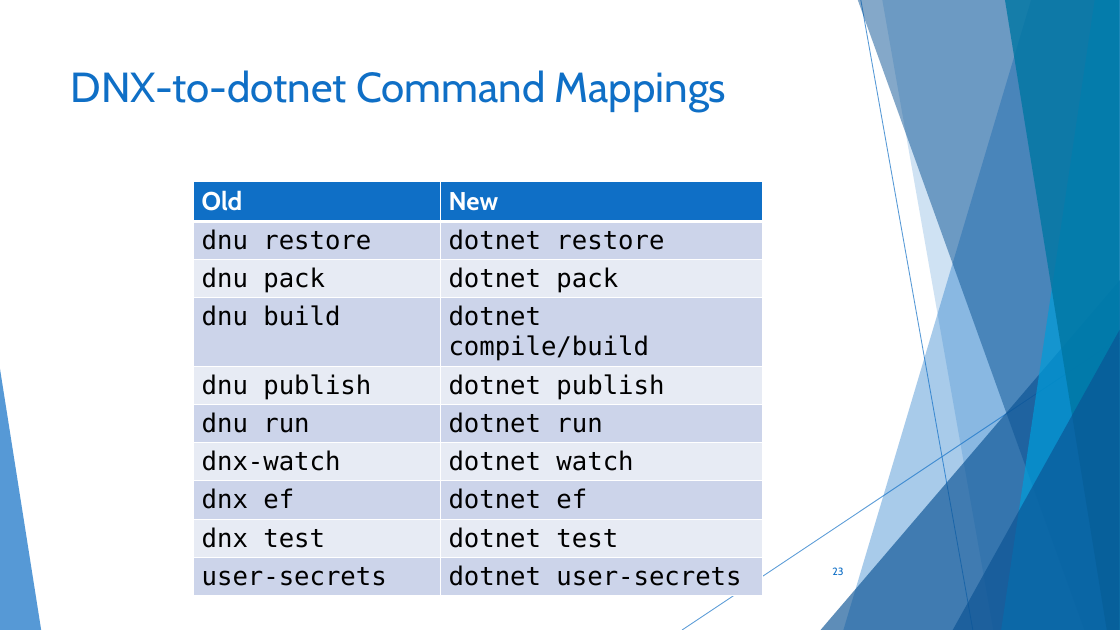
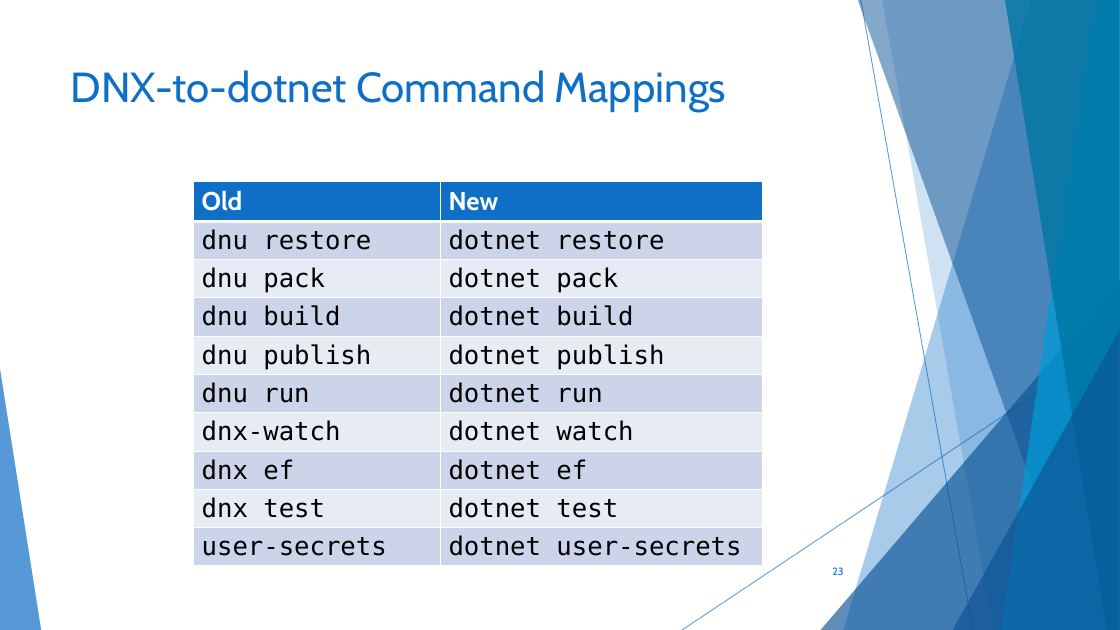
Before and after one commit to scottaddie/slide-decks, a slide deck: slide 23 of Getting Started with ASP.NET Core 1.0 in VS Code - CCC.pptx. Drawn at 1120x630 pixels with LibreOffice and Linux fonts; fonts in the diff are those of the drawing. Boxes give left, top, right and bottom in pixels: in the first picture for what was removed or moved away, otherwise in the second. Text is boxed around its words. In the diff, an @@ line names an element or a change of style, - is before the commit and + after.

Commit message:
Correct error on Command Mappings slide

```diff
--- a/Getting Started with ASP.NET Core 1.0 in VS Code - CCC.pptx
+++ b/Getting Started with ASP.NET Core 1.0 in VS Code - CCC.pptx
@@ table at (x1=193, y1=181, x2=763, y2=574) @@
-row 4, column 2: dotnet compile/build
+row 4, column 2: dotnet build
```
